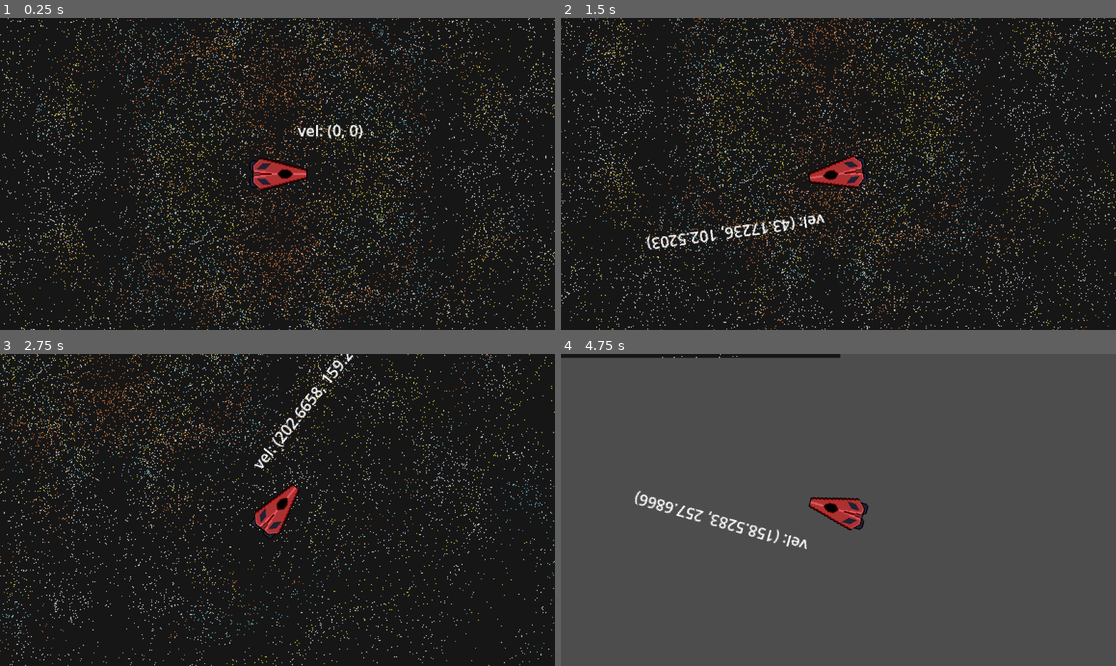
Above: before the commit, frames 1-4 (two rows, left to right).
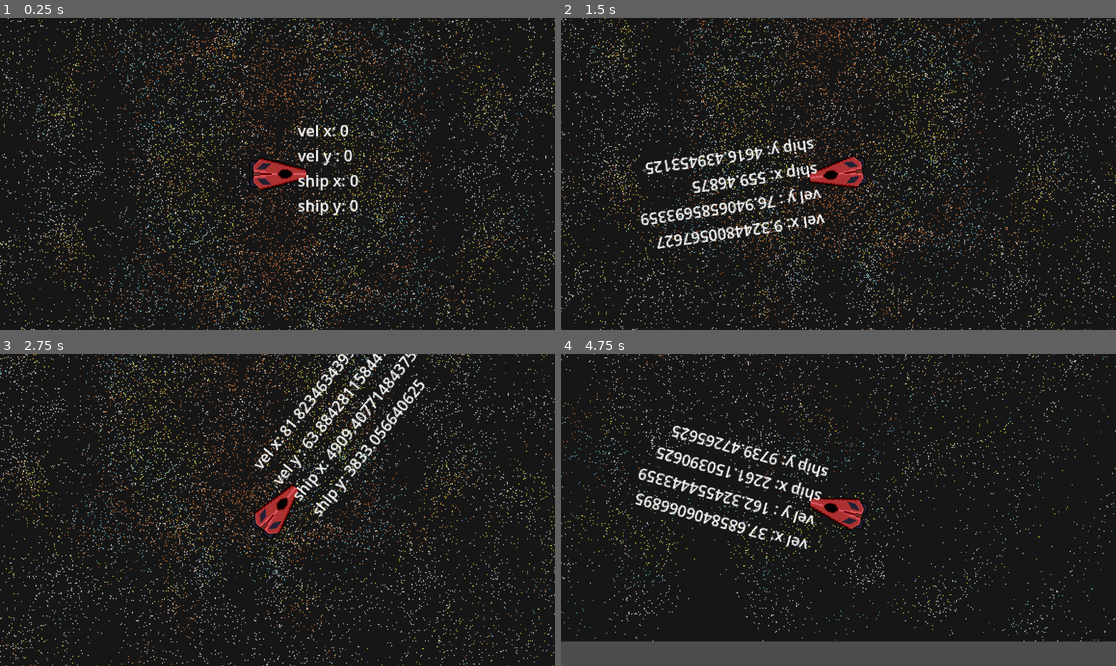
Above: after the commit, the same moments.

Repository: mattporemba/TopDownSpaceHybrid
Game: Godot game, scene res://scenes/sandbox.tscn
Same seed, same stepped clock (60 frames per second), same inputs: the game is played once before the commit and once after it.
Inputs (mouse positions are in pixels of both pictures, inside the frame that each line leads up to):
- Up to frame 1 (0.25 s): no input
- Up to frame 2 (1.5 s): tap Enter at 0.5 s; move the mouse to (960, 158) at 0.52 s; hold D (right_strafe) 0.53-1.28 s; move the mouse to (727, 189) at 1.27 s; hold X (space_brake) from 1.28 s (still down)
- Up to frame 3 (2.75 s): move the mouse to (333, 441) at 2.02 s; release X (space_brake) at 2.03 s; hold D (right_strafe) from 2.03 s (still down)
- Up to frame 4 (4.75 s): move the mouse to (810, 572) at 2.77 s; release D (right_strafe) at 2.78 s; hold W (forward_thrust) 2.78-3.53 s; move the mouse to (1005, 556) at 3.52 s; hold A (left_strafe) from 3.53 s (still down); move the mouse to (672, 463) at 4.27 s

The runs differ from the first frame. In frame 1, 0.7% of the frame differs, in the area x 53-66%, y 34-64%; in frame 2, 18%; in frame 3, 16%; in frame 4, 90%, in the area x 0-100%, y 0-93%.

Commit message:
Controller complete

Diff:
--- a/scripts/ship.gd
+++ b/scripts/ship.gd
@@ -1,5 +1,4 @@
 extends CharacterBody2D
-
 
 const FORWARD_THRUST = 200.0
 const REVERSE_THRUST = 100.0
@@ -7,28 +6,25 @@
 const MAX_SPEED = 1000.0
 const YAW_SPEED = 100.0
 
-const MOUSE_ROT_OFFSET = 90.0
-
 var ship_vector = Vector2(0.0, 0.0)
 
 @onready var label = $Label
+
 
 func _physics_process(delta):
 	# TODO: Max yaw speed
 	look_at(get_global_mouse_position())
 
 	# Handle space braking or translational movement.
-	var thrust_vector
 	if Input.is_action_pressed("space_brake"):
-		thrust_vector = handle_space_brake()
+		handle_space_brake(delta)
 	else:
-		thrust_vector = handle_translational_movement()
+		var thrust_vector = handle_translational_movement()
+		ship_vector += thrust_vector.rotated(rotation)
+		velocity = ship_vector * delta
+		move_and_slide()
 
-	ship_vector += thrust_vector.rotated(rotation)
-	velocity = ship_vector * delta
-	move_and_slide()
-
-	label.text = "vel: " + str(velocity)
+	label.text = "vel x: " + str(velocity.x) + "\nvel y : " + str(velocity.y) + "\nship x: " + str(ship_vector.x) + "\nship y: " + str(ship_vector.y)
 
 
 func handle_translational_movement() -> Vector2:
@@ -49,19 +45,29 @@
 	return thrust_vector
 
 
-func handle_space_brake() -> Vector2:
-	# Again, acount for have velocity x and y reversed.
-	var brake_vector = Vector2(0.0, 0.0)
-	if velocity.x > 0.0:
-		brake_vector.x = STRAFE_THRUST * -1.0
-	elif velocity.x < 0.0:
-		brake_vector.x = STRAFE_THRUST
-	#if ship_vector.y < 0.0:
-		#thrust_vector.y += REVERSE_THRUST
-		#if thrust_vector.y > 0.0:
-			#thrust_vector.y = 0.0
-	#elif ship_vector.y > 0.0:
-		#thrust_vector.y -= FORWARD_THRUST
-		#if thrust_vector.y < 0.0:
-			#thrust_vector.y = 0.0
-	return brake_vector
+func handle_space_brake(delta):
+	# Again, acount for having velocity x and y reversed.
+	var brake_vector: Vector2
+
+	# Lateral braking
+	if ship_vector.rotated(rotation * -1.0).y < 0.0:
+		brake_vector.y = STRAFE_THRUST
+	elif ship_vector.rotated(rotation * -1.0).y > 0.0:
+		brake_vector.y = STRAFE_THRUST * -1.0
+
+	# Forward/reverse braking
+	if ship_vector.rotated(rotation * -1.0).x > 0.0:
+		brake_vector.x = REVERSE_THRUST * -1.0
+	elif ship_vector.rotated(rotation * -1.0).x < 0.0:
+		brake_vector.x = FORWARD_THRUST
+
+	ship_vector += brake_vector.rotated(rotation)
+	velocity = ship_vector * delta
+	# Hard stop
+	if (abs(velocity.x) < 1.0):
+		velocity.x = 0.0
+		ship_vector.x = 0.0
+	if (abs(velocity.y) < 1.0):
+		velocity.y = 0.0
+		ship_vector.y = 0.0
+	move_and_slide()
